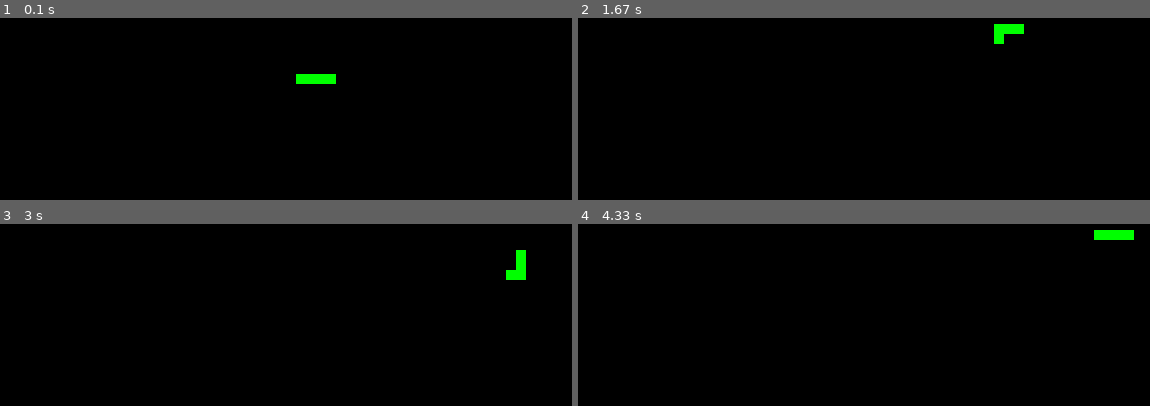
Above: before the commit, frames 1-4 (two rows, left to right).
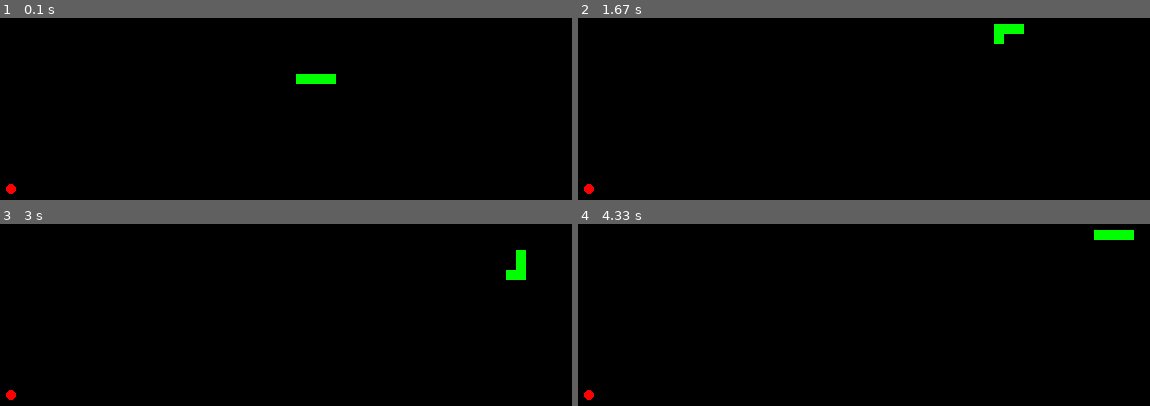
Above: after the commit, the same moments.

Repository: RyanK399/pygame
Game: pygame game, started from snake_game.py
The game is run twice, just before and just after one commit, with the same random seed, the same clock (stepped at 60 frames per second) and the same inputs.
Inputs:
- Up to frame 1 (0.1 s): no input
- Up to frame 2 (1.67 s): hold Up 0.83-1.3 s; hold Right from 1.33 s (still down)
- Up to frame 3 (3 s): release Right at 1.8 s; hold Down 2.4-2.7 s; hold Left from 2.73 s (still down)
- Up to frame 4 (4.33 s): release Left at 3.13 s; hold Up 3.17-3.53 s; hold Right 3.57-4.2 s; hold Down from 4.23 s (still down)

The runs differ from the first frame. In frame 1, less than 0.1% of the frame differs, in the area x 1-3%, y 91-97%; in frame 2, less than 0.1%; in frame 3, less than 0.1%; in frame 4, less than 0.1%.

Commit message:
Update snake_game.py

Diff:
--- a/snake_game.py
+++ b/snake_game.py
@@ -1,13 +1,12 @@
-
 
 import pygame
-
+import time
+import random
 
 #Define colours
 black = 0, 0, 0
 green = 0, 255, 0
 red = 255, 0, 0
-
 
 #Initial screen stuff
 pygame.init()
@@ -15,13 +14,38 @@
 pygame.display.set_caption('ICS3U/C1 Snake Game')
 screen = pygame.display.set_mode((width, height))
 
-
 #Snake Information
 snake_position = [360, 240]
 snake_speed = 10
 direction = 'RIGHT'
 snake_body = [[360,240],[350,240],[340,240],[330,240]]
+#FRUIT!
+fruit_position = [random.randrange(0, (width//10))*10,
+                  random.randrange(0, (height//10))*10]
 
+def endgame():
+    #Create a font object
+    my_font = pygame.font.SysFont('comicsansms', 50)
+
+    #Create text surface
+    game_over_surface = my_font.render('GAME OVER', True, red)
+
+    #Create a rectangle object for the surface
+    game_over_rect = game_over_surface.get_rect()
+
+    #Position our game over object
+    game_over_rect.center = [(width/2), (height/2)]
+
+    #blit = draw the surface onto the rectangle
+    screen.blit(game_over_surface, game_over_rect)
+
+    pygame.display.flip() #Update the screen
+
+    time.sleep(2)
+
+    #Deactivate the quit
+    pygame.quit()
+    quit()
 
 running = True
 while running:
@@ -38,13 +62,13 @@
             if event.key == pygame.K_RIGHT and direction != 'LEFT':
                 direction = 'RIGHT'
 
-
     screen.fill(black) #Fill in the screen
-
 
     #Set the snake on the screen
     for pos in snake_body:
         pygame.draw.rect(screen, green, pygame.Rect(pos[0], pos[1], 10, 10))
+      #Draw my fruit
+    pygame.draw.circle(screen, red, (fruit_position[0]+5,fruit_position[1]+5),5)
 
     #Moving the snake
     if direction == 'RIGHT':
@@ -56,17 +80,27 @@
     if direction == 'DOWN':
         snake_position[1] += 10
 
-
     snake_body.insert(0, list(snake_position))
-    snake_body.pop()
+    #Eat the fruit
+    if snake_position==fruit_position:
+        fruit_position = [random.randrange(0, (width//10))*10,
+                        random.randrange(0, (height//10))*10]
+    else:
+        snake_body.pop()
 
 
     pygame.display.flip()
 
-
     #Create a clock
     clock = pygame.time.Clock()
     clock.tick(snake_speed)
-
+ #Endgame conditions
+    if snake_position[0] < 0 or snake_position[0] >= width:
+        endgame()
+    if snake_position[1] < 0 or snake_position[1] >= height:
+        endgame()
+    for block in snake_body[1:]:
+        if snake_position[0] == block[0] and snake_position[1] == block[1]:
+            endgame()
 
 pygame.quit()
